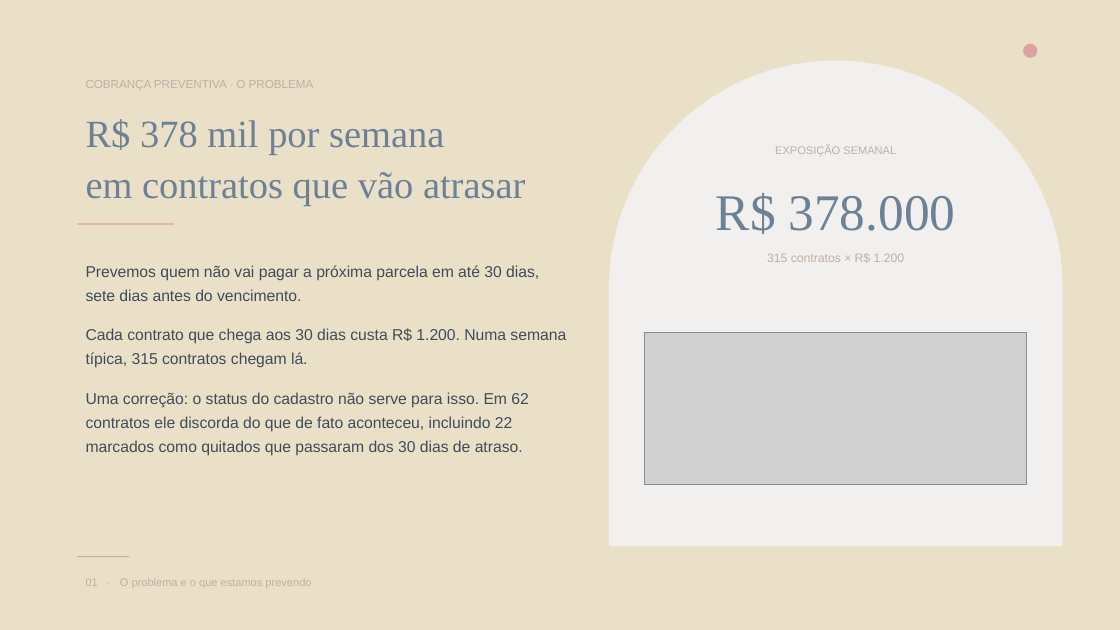
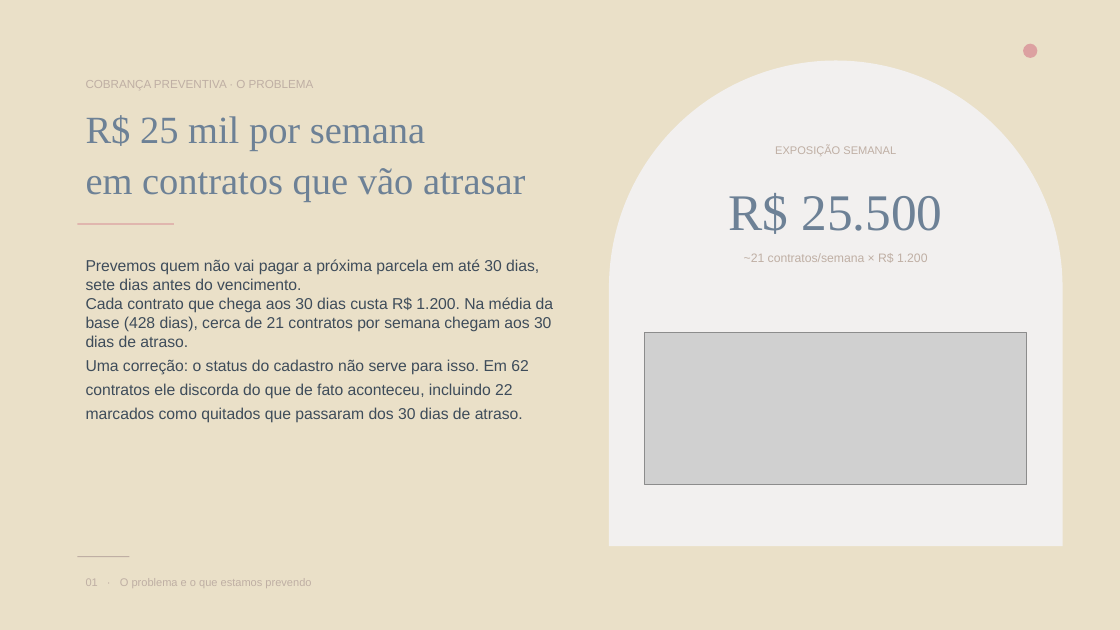
Before and after one commit to AbregoAllana/BemLar-Solution, a slide deck: slide 1 of presentation/apresentacao.pptx. Drawn at 1120x630 pixels with LibreOffice and Linux fonts; fonts in the diff are those of the drawing; grey boxes stand for pictures. Boxes give left, top, right and bottom in pixels: in the first picture for what was removed or moved away, otherwise in the second. Text is boxed around its words. In the diff, an @@ line names an element or a change of style, - is before the commit and + after.

```diff
--- a/presentation/apresentacao.pptx
+++ b/presentation/apresentacao.pptx
@@ text at [86, 115, 525, 202]: text changed @@
-R$ 378 mil por semana
-em contratos que vão atrasar
+R$ 25 mil por semana
+em contratos que vão atrasar
@@ text at [729, 193, 942, 234]: text changed @@
-R$ 378.000
+R$ 25.500
@@ text at [86, 259, 553, 423]: text changed @@
-Prevemos quem não vai pagar a próxima parcela em até 30 dias, sete dias antes do vencimento.
-Cada contrato que chega aos 30 dias custa R$ 1.200. Numa semana típica, 315 contratos chegam lá.
-Uma correção: o status do cadastro não serve para isso. Em 62 contratos ele discorda do que de fato aconteceu, incluindo 22 marcados como quitados que passaram dos 30 dias de atraso.
+Prevemos quem não vai pagar a próxima parcela em até 30 dias, sete dias antes do vencimento.
+Cada contrato que chega aos 30 dias custa R$ 1.200. Na média da base (428 dias), cerca de 21 contratos por semana chegam aos 30 dias de atraso.
+Uma correção: o status do cadastro não serve para isso. Em 62 contratos ele discorda do que de fato aconteceu, incluindo 22 marcados como quitados que passaram dos 30 dias de atraso.
@@ text at [744, 253, 927, 262]: text changed @@
-315 contratos × R$ 1.200
+~21 contratos/semana × R$ 1.200
```
Also in this commit, not shown: 2 other slides changed.
